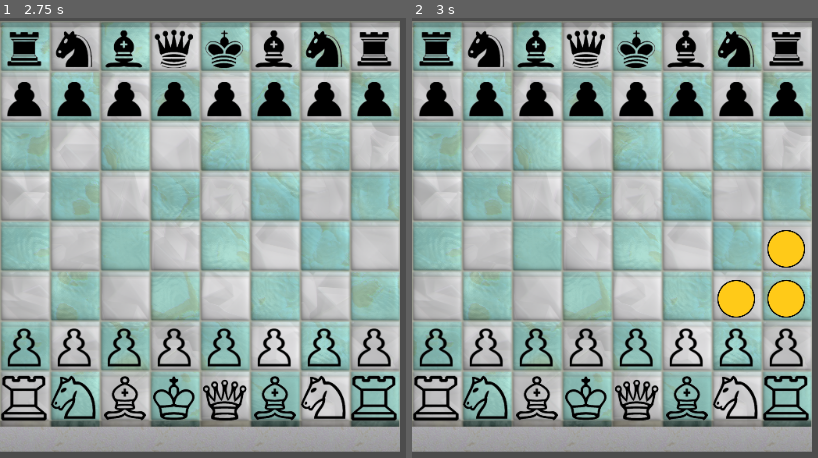
Above: before the commit, frames 1-2 (left to right).
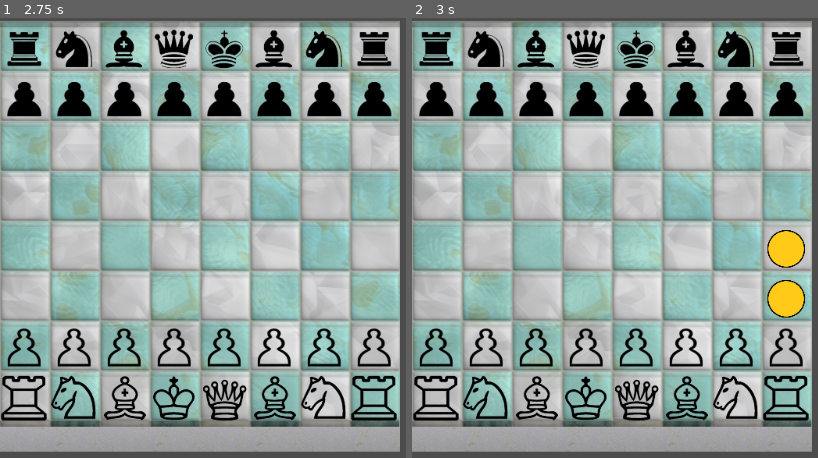
Above: after the commit, the same moments.

Repository: reidhaegele/chessieboi
Game: Godot game, scene res://Chess2d.tscn
Same seed, same stepped clock (60 frames per second), same inputs: the game is played once before the commit and once after it.
Inputs (mouse positions are in pixels of both pictures, inside the frame that each line leads up to):
- Up to frame 1 (2.75 s): tap Enter at 0.5, 2 s; move the mouse to (outside the picture) at 0.52 s; click (outside the picture) at 0.67 s; tap Space at 1.25 s; move the mouse to (239, 277) at 1.27 s; click (239, 277) at 1.42 s; move the mouse to (outside the picture) at 2.02 s; click (outside the picture) at 2.17 s
- Up to frame 2 (3 s): tap Space at 2.75 s; move the mouse to (773, 343) at 2.77 s; click (773, 343) at 2.92 s

Frame 1 is identical in both runs. In frame 2, 0.7% of the frame differs, in the area x 75-85%, y 59-69%.

Commit message:
Fix left and right capture logic

Diff:
--- a/Chessboard.gd
+++ b/Chessboard.gd
@@ -170,14 +170,14 @@
 		if is_valid_square(leftCapture):
 			var leftCapturePiece = get_piece_on_square(leftCapture)
 			var lcpColor = leftCapturePiece.to_lower()==leftCapturePiece
-			if leftCapturePiece != null and lcpColor != is_black:
+			if leftCapturePiece != ' ' and lcpColor != is_black:
 				validMoves.append(leftCapture)
 
 		# Check if right capture is valid
 		if is_valid_square(rightCapture):
 			var rightCapturePiece = get_piece_on_square(rightCapture)
 			var rcpColor = rightCapturePiece.to_lower()==rightCapturePiece
-			if rightCapturePiece != null and rcpColor != is_black:
+			if rightCapturePiece != ' ' and rcpColor != is_black:
 				validMoves.append(rightCapture)
 
 		# Check for valid moves one square forward
